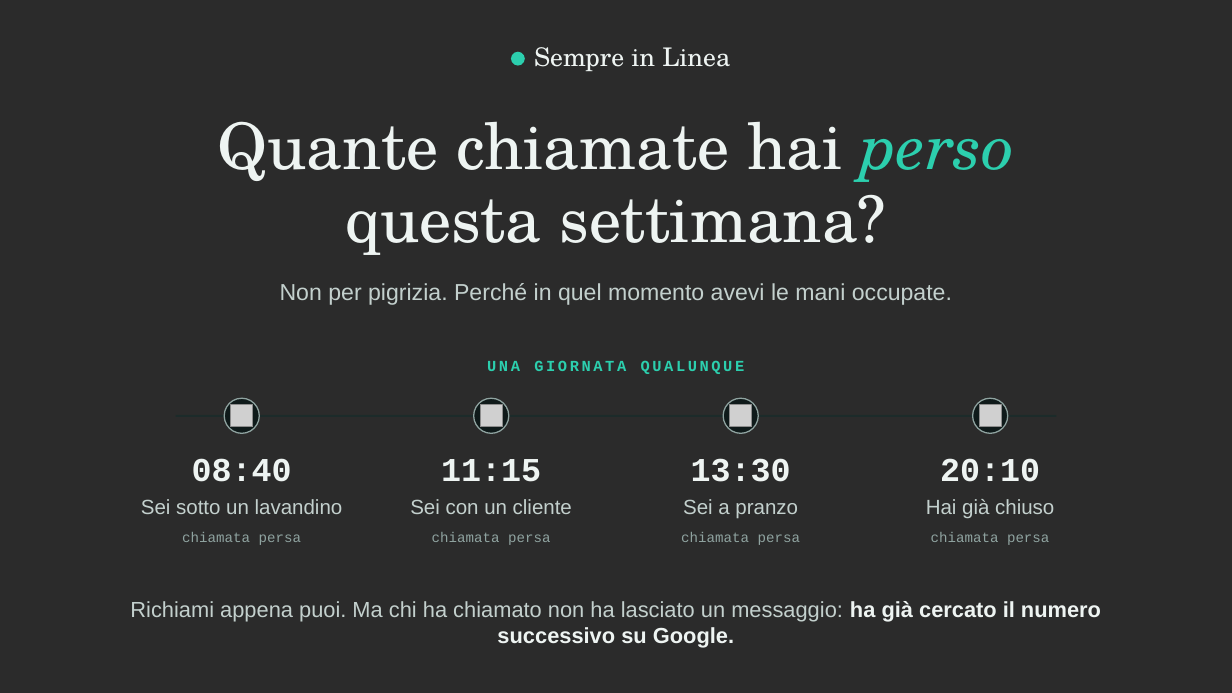
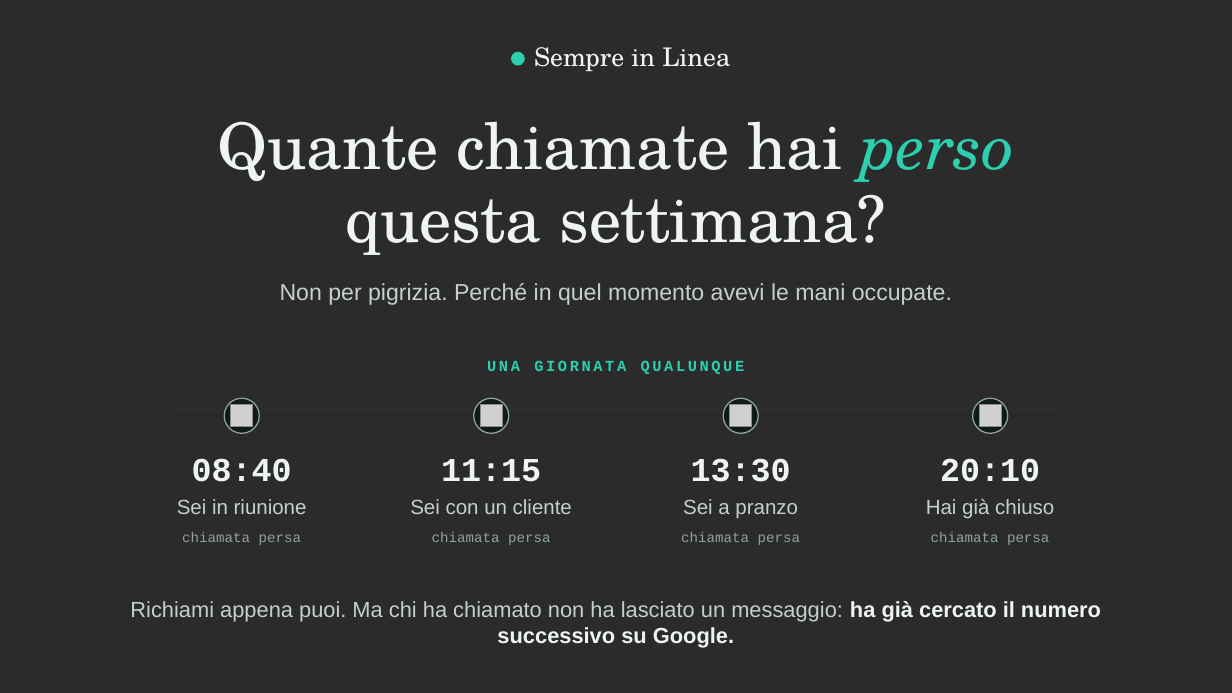
Before and after one commit to marcointegrator/LAnding2, a slide deck: slide 1 of Sempre-in-Linea-presentazione.pptx. Drawn at 1232x693 pixels with LibreOffice and Linux fonts; fonts in the diff are those of the drawing; grey boxes stand for pictures; background and template pictures are left out; a plain dark background stands for a picture behind light text. Boxes give left, top, right and bottom in pixels: in the first picture for what was removed or moved away, otherwise in the second. Text is boxed around its words. In the diff, an @@ line names an element or a change of style, - is before the commit and + after.

```diff
--- a/Sempre-in-Linea-presentazione.pptx
+++ b/Sempre-in-Linea-presentazione.pptx
@@ text at [177, 499, 307, 514]: text changed @@
-Sei sotto un lavandino
+Sei in riunione
```
Also in this commit, not shown: 4 other files.
